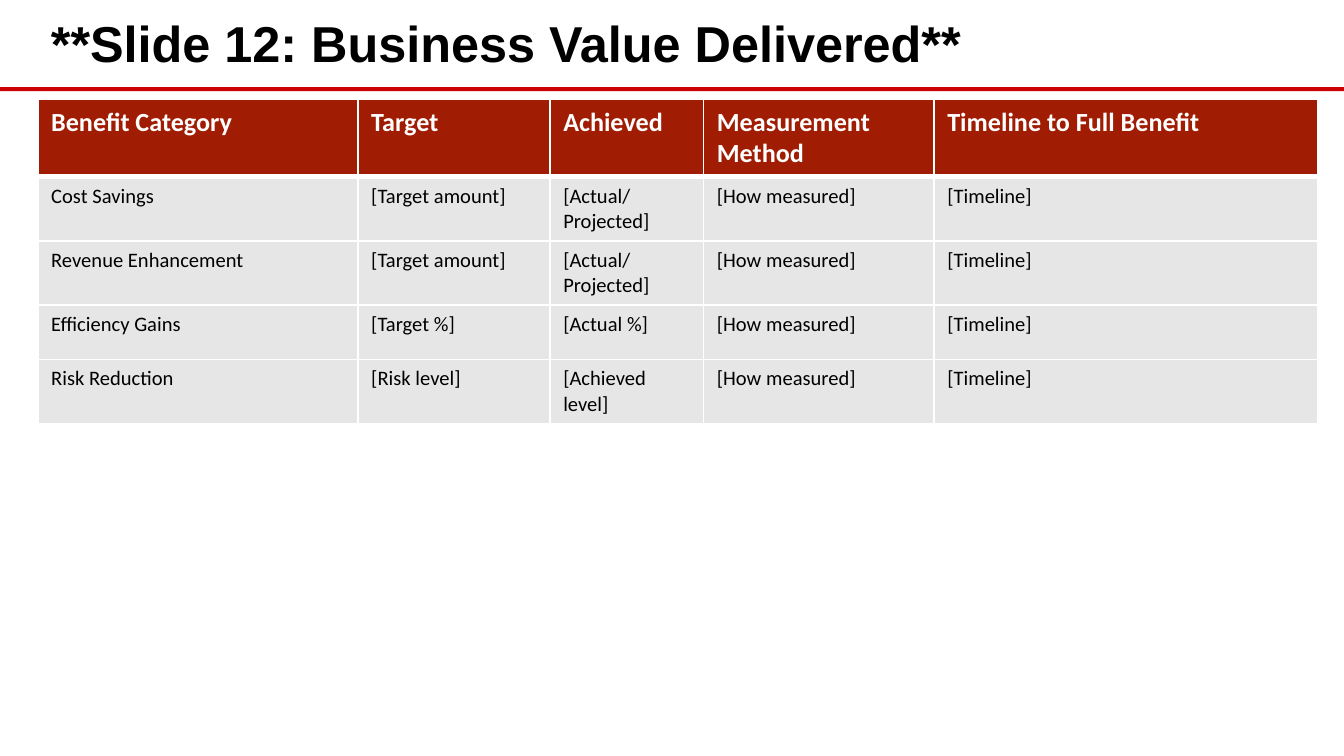
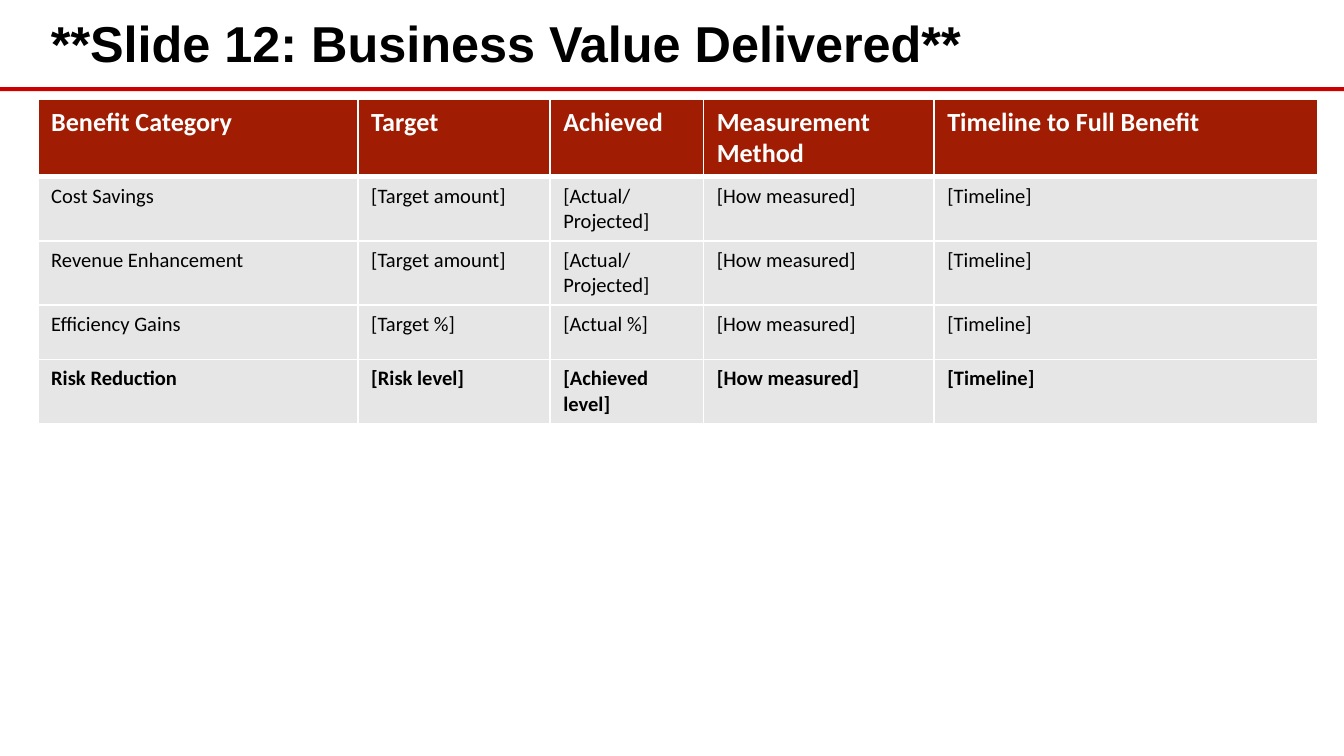
Before and after one commit to eoframework/solutions, a slide deck: slide 12 of solution-template/sample-provider/sample-category/sample-solution/delivery/closeout-presentation.pptx. Drawn at 1344x756 pixels with LibreOffice and Linux fonts; fonts in the diff are those of the drawing; background and template pictures are left out. Boxes give left, top, right and bottom in pixels: in the first picture for what was removed or moved away, otherwise in the second. Text is boxed around its words. In the diff, an @@ line names an element or a change of style, - is before the commit and + after.

```diff
--- a/solution-template/sample-provider/sample-category/sample-solution/delivery/closeout-presentation.pptx
+++ b/solution-template/sample-provider/sample-category/sample-solution/delivery/closeout-presentation.pptx
@@ table at box(38, 99, 1317, 418) @@
@@ bold on in "Risk Reduction", "[Risk level]", "[Achieved level]", "[How measured]" and 1 more places @@
```
Also in this commit, not shown: 5 other slides changed, 16 other files.
